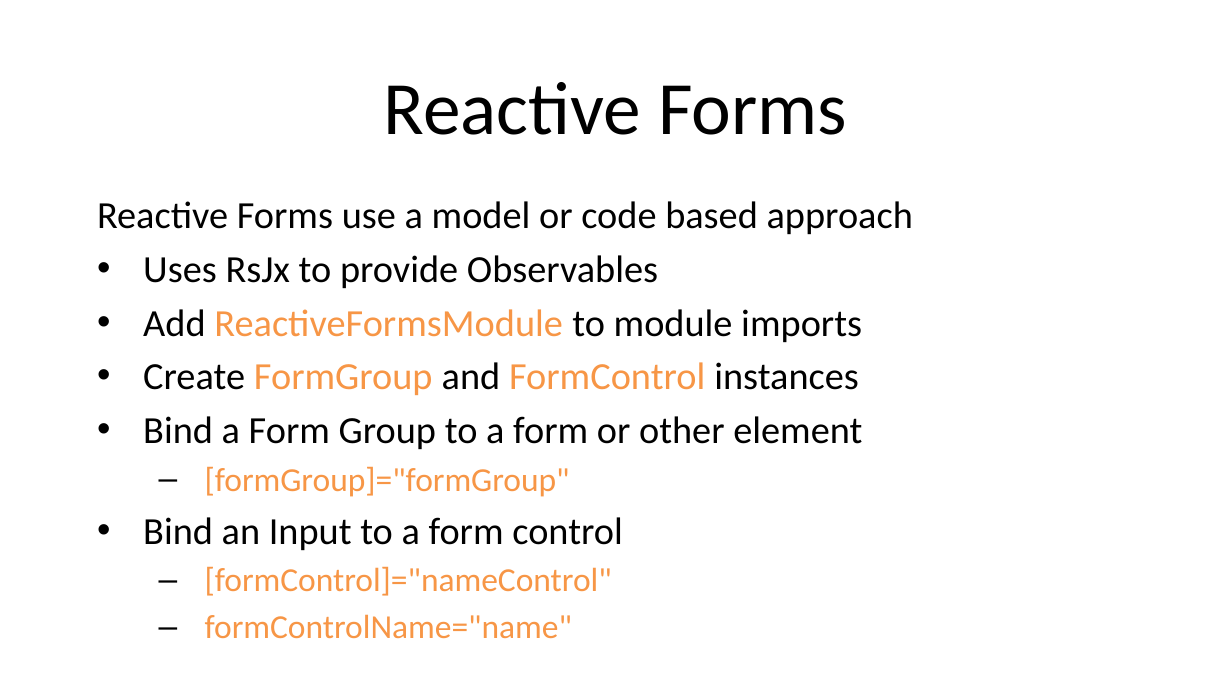
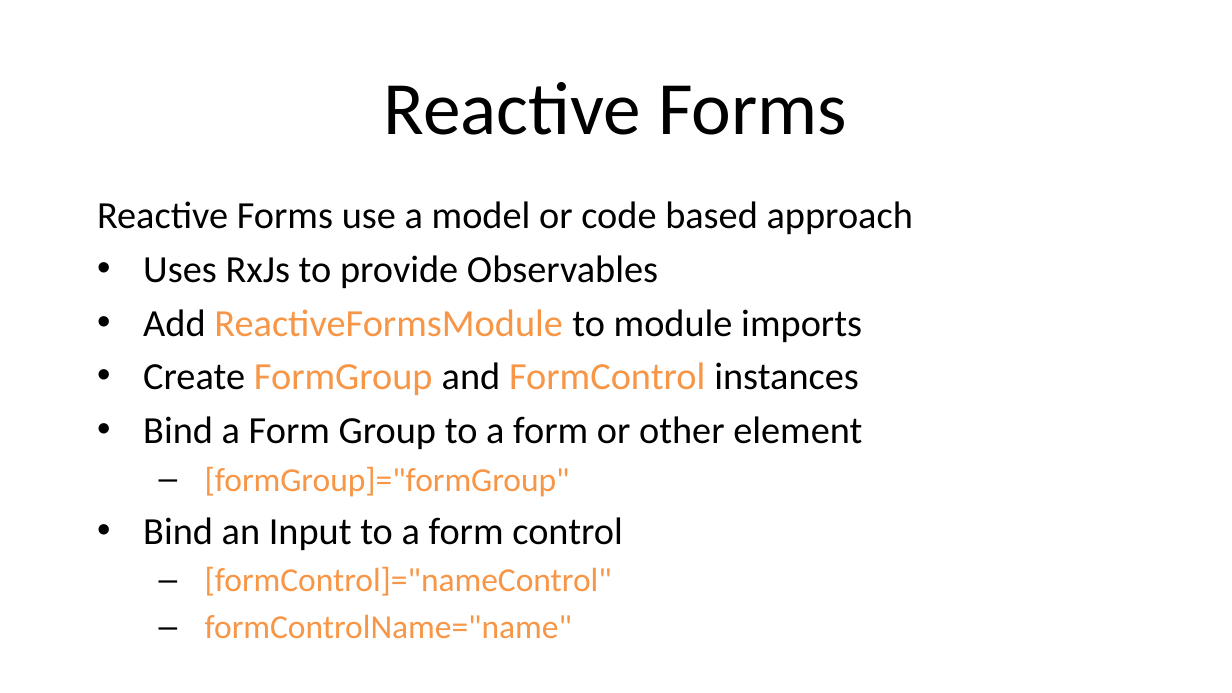
Before and after one commit to amonsees/angular-components, a slide deck: slide 37 of VSLive Chicago - Angular Presentation.pptx. Drawn at 1232x693 pixels with LibreOffice and Linux fonts; fonts in the diff are those of the drawing; background and template pictures are left out. Boxes give left, top, right and bottom in pixels: in the first picture for what was removed or moved away, otherwise in the second. Text is boxed around its words. In the diff, an @@ line names an element or a change of style, - is before the commit and + after.

Commit message:
Quick change

```diff
--- a/VSLive Chicago - Angular Presentation.pptx
+++ b/VSLive Chicago - Angular Presentation.pptx
@@ text at bbox=[143, 255, 658, 289]: text changed @@
-• Uses RsJx to provide Observables
+• Uses RxJs to provide Observables
```
